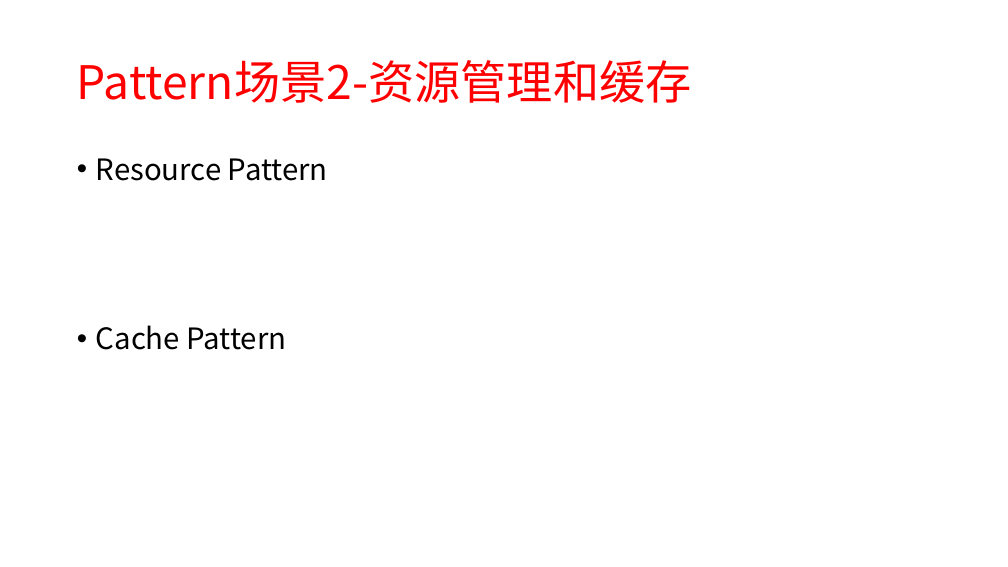
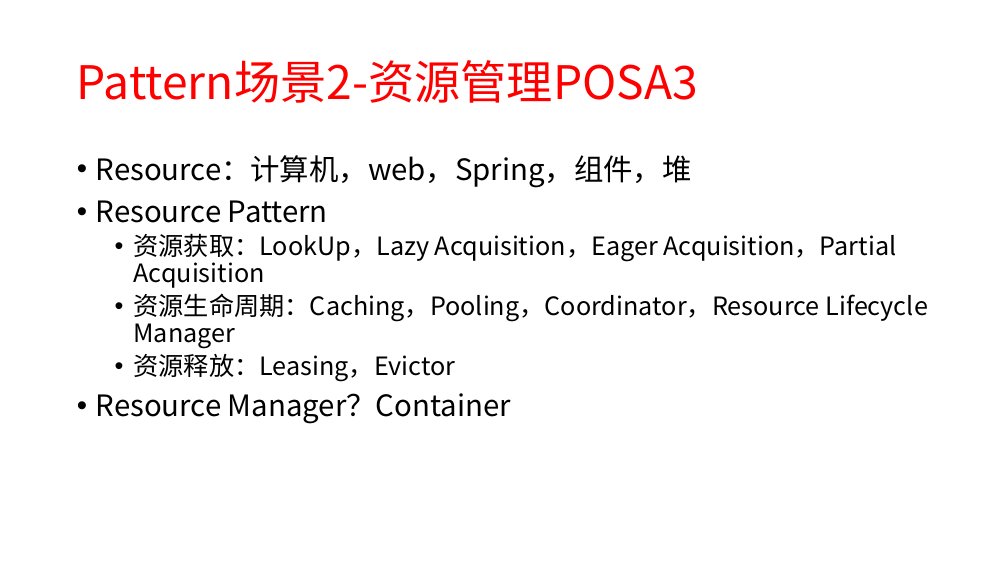
Before and after one commit to xiaozhiliaoo/my-slides, a slide deck: slide 15 of software-design-heuristic.pptx. Drawn at 1008x567 pixels with LibreOffice and Linux fonts; fonts in the diff are those of the drawing. Boxes give left, top, right and bottom in pixels: in the first picture for what was removed or moved away, otherwise in the second. Text is boxed around its words. In the diff, an @@ line names an element or a change of style, - is before the commit and + after.

```diff
--- a/software-design-heuristic.pptx
+++ b/software-design-heuristic.pptx
@@ title at (77, 60, 698, 103): text changed @@
-Pattern场景2-资源管理和缓存
+Pattern场景2-资源管理POSA3
@@ text at (96, 155, 692, 188): paragraph added @@
+• Resource：计算机，web，Spring，组件，堆
@@ text at (96, 233, 927, 424): text changed; size 28 to 24 pt @@
-• Cache Pattern
+  • 资源获取：LookUp，Lazy Acquisition，Eager Acquisition，Partial Acquisition
+  • 资源生命周期：Caching，Pooling，Coordinator，Resource Lifecycle Manager
+  • 资源释放：Leasing，Evictor
+• Resource Manager？Container
```
Also in this commit, not shown: 3 other slides changed, 1 slide added.
